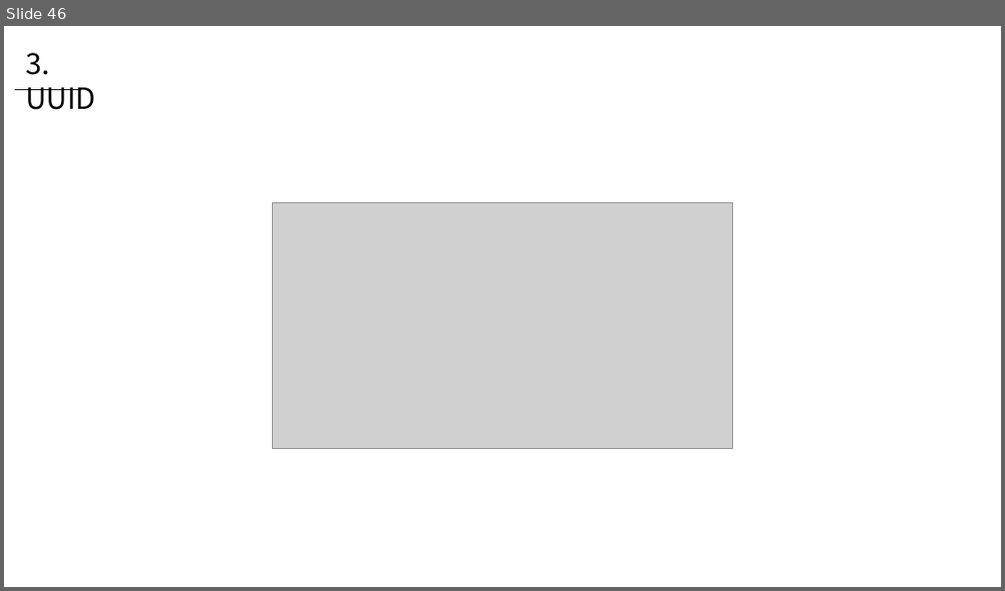
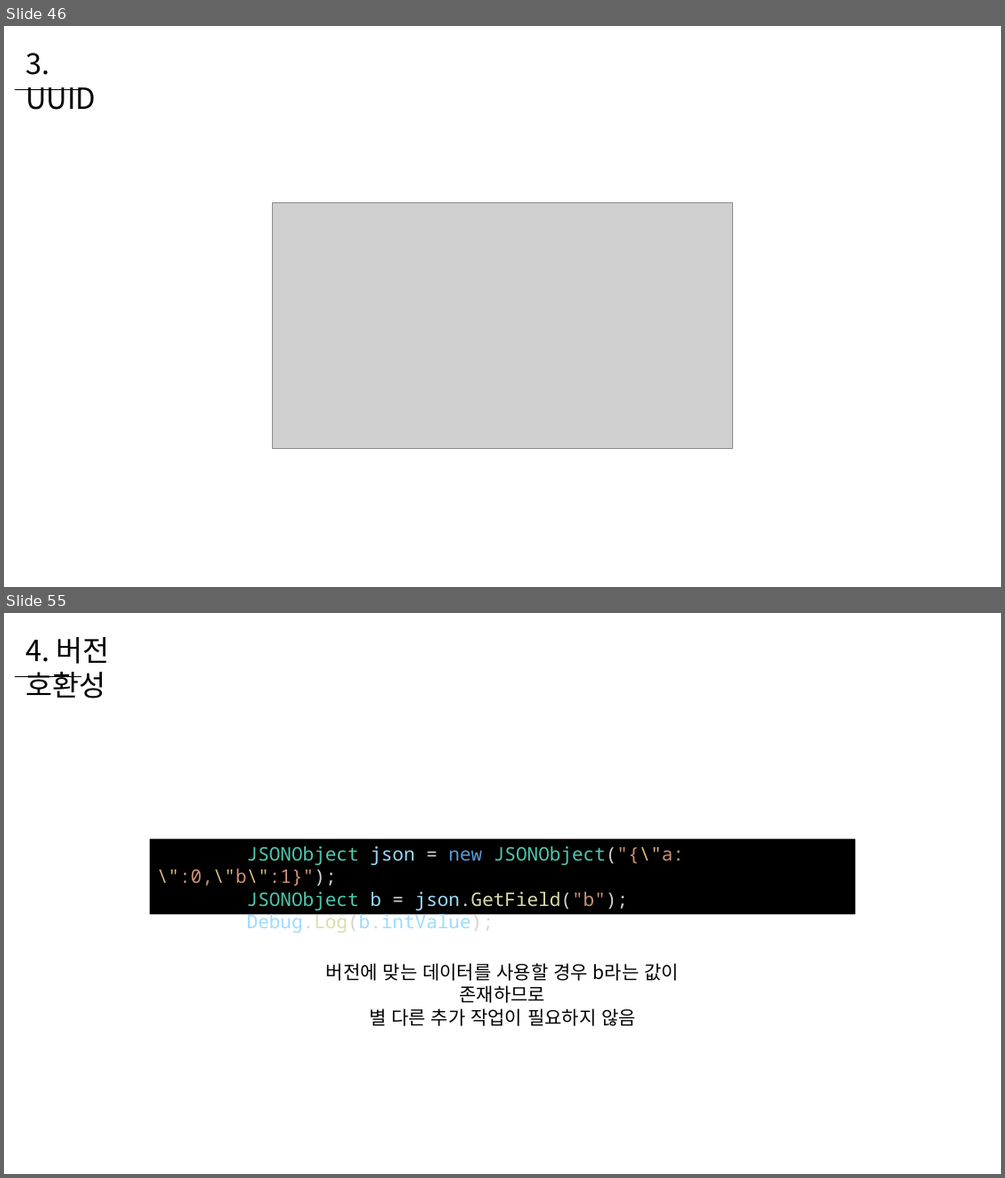
Before and after one commit to WooLyung/2022-Unity-Lecture, a slide deck: 5 - 데이터 관리 심화.pptx. Shown one above the other, each under a label of ours: slide 46 before the commit, slides 46 and 55 after it; the slides between them are not shown. The pictures are 1005x591 and 1005x1178 pixels, drawn with LibreOffice and Linux fonts; fonts in the diff are those of the drawing; grey boxes stand for pictures. Boxes give left, top, right and bottom in pixels: in the first picture for what was removed or moved away, otherwise in the second. Text is boxed around its words. In the diff, an @@ line names an element or a change of style, - is before the commit and + after.

```diff
--- a/5 - 데이터 관리 심화.pptx
+++ b/5 - 데이터 관리 심화.pptx
@@ slide 55 added at [4, 613, 1001, 1174], background #FFFFFF @@
@@ text added at [25, 637, 110, 698], 28 pt, text #000000 @@
+4. 버전 호환성
@@ line added from (15, 676) to (81, 676), #000000 0.5 pt @@
@@ rectangle added at [150, 839, 856, 915], fill #000000, 18 pt, text #4EC9B0 @@
+JSONObject json = new JSONObject("{\"a:\":0,\"b\":1}");
+JSONObject b = json.GetField("b");
+Debug.Log(b.intValue);
@@ text added at [326, 963, 679, 1026], 18 pt, text #000000 @@
+버전에 맞는 데이터를 사용할 경우 b라는 값이 존재하므로
+별 다른 추가 작업이 필요하지 않음
```
Also in this commit, not shown: 2 slides changed, 16 other slides added.
